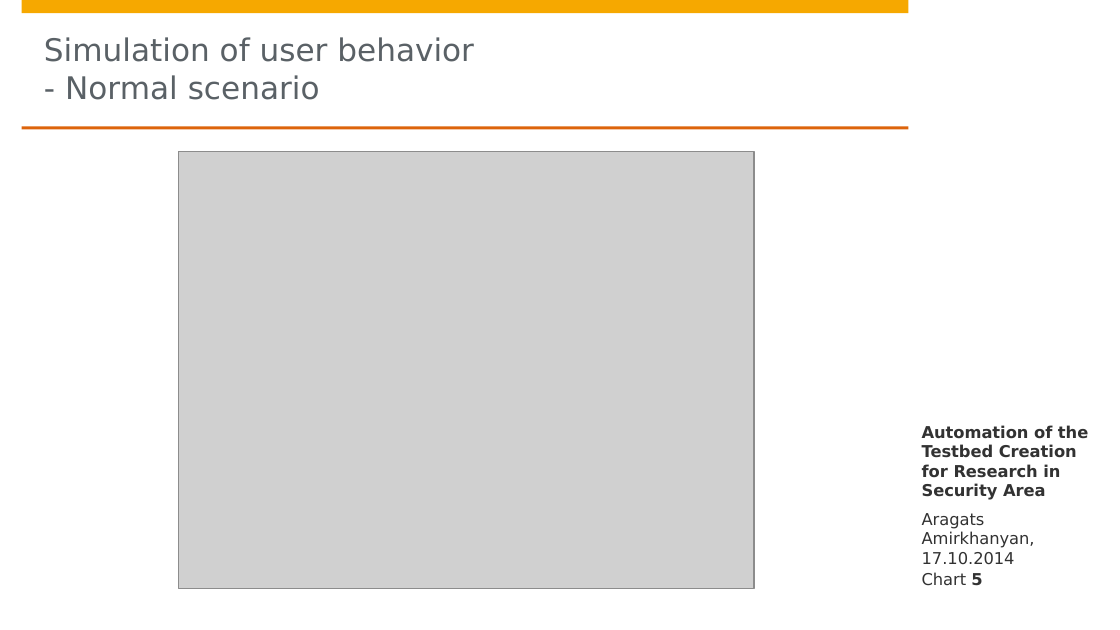
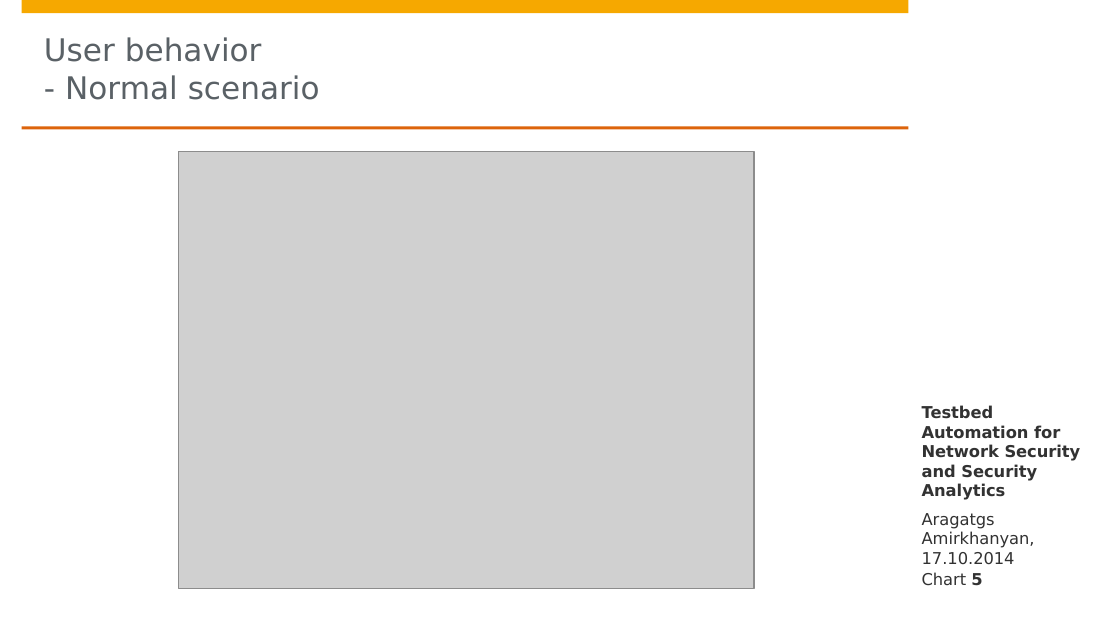
Before and after one commit to aragats/HPI, a slide deck: slide 5 of Research School/Retreat/Fall 2014/retreat draft 4/Aragats_Amirkhanyan_Fall_Retreat_2014.pptx. Drawn at 1120x630 pixels with LibreOffice and Linux fonts; fonts in the diff are those of the drawing; grey boxes stand for pictures; background and template pictures are left out. Boxes give left, top, right and bottom in pixels: in the first picture for what was removed or moved away, otherwise in the second. Text is boxed around its words. In the diff, an @@ line names an element or a change of style, - is before the commit and + after.

```diff
--- a/Research School/Retreat/Fall 2014/retreat draft 4/Aragats_Amirkhanyan_Fall_Retreat_2014.pptx
+++ b/Research School/Retreat/Fall 2014/retreat draft 4/Aragats_Amirkhanyan_Fall_Retreat_2014.pptx
@@ title at [44, 37, 320, 100]: text changed @@
-Simulation of user behavior
-- Normal scenario
+User behavior
+- Normal scenario
@@ text at [922, 405, 1081, 500]: text changed @@
-Automation of the Testbed Creation for Research in Security Area
+Testbed Automation for Network Security and Security Analytics
@@ text at [922, 513, 1035, 565]: text changed @@
-Aragats Amirkhanyan, 17.10.2014
+Aragatgs Amirkhanyan, 17.10.2014
```
Also in this commit, not shown: 13 other slides changed, 4 slides removed, 3 other files.
